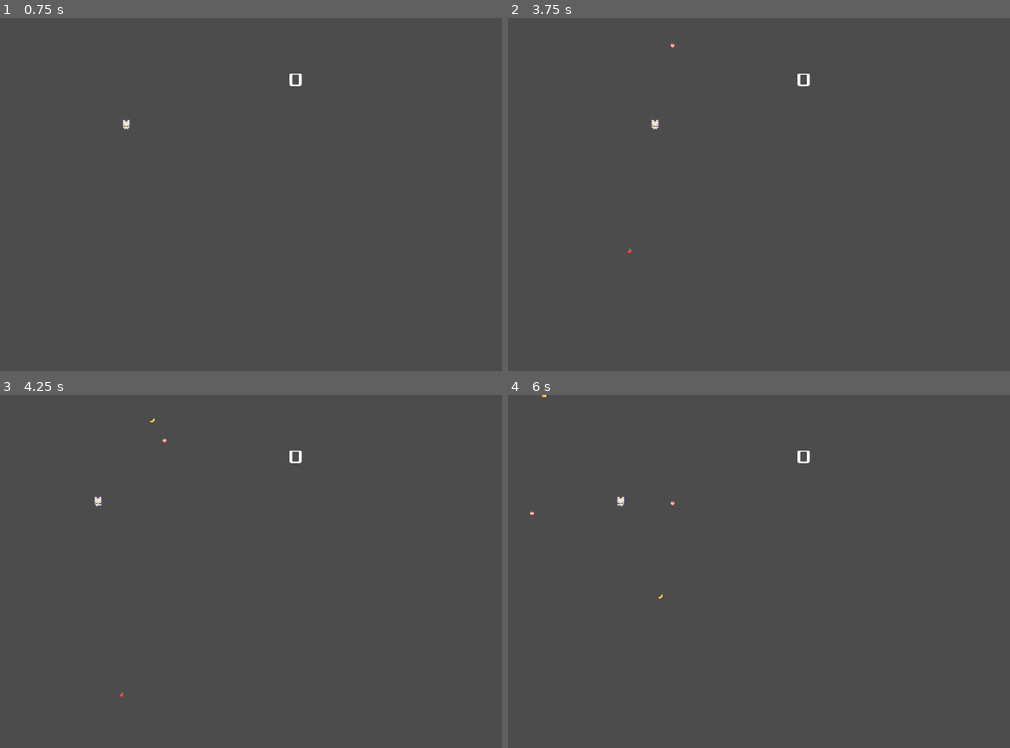
Above: before the commit, frames 1-4 (two rows, left to right).
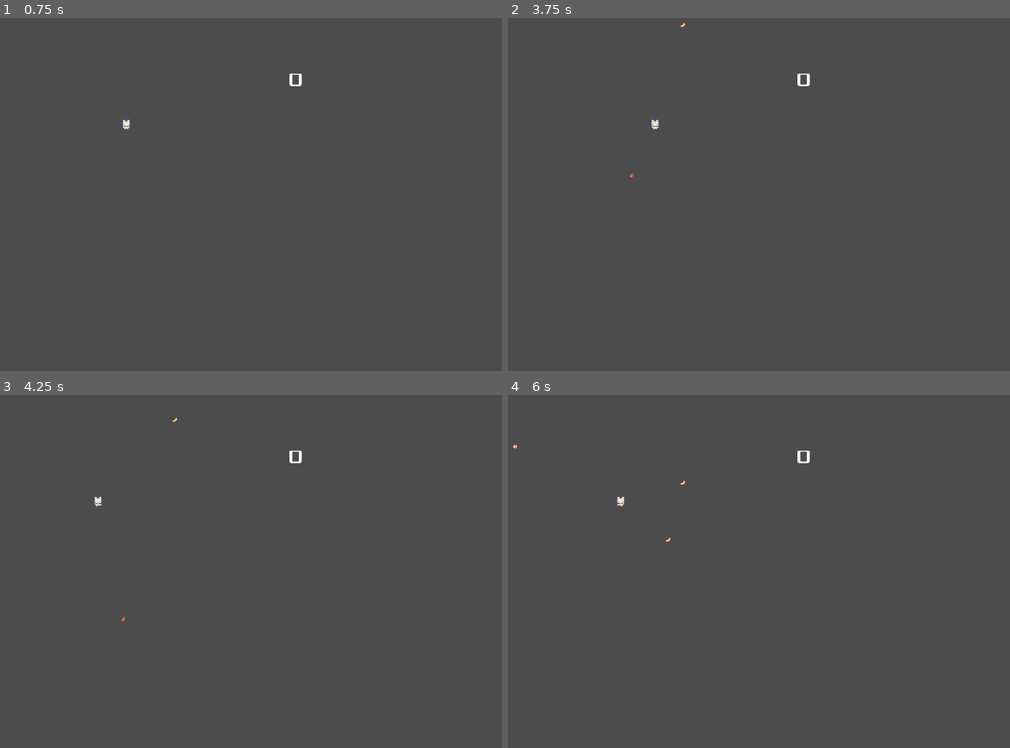
Above: after the commit, the same moments.

Repository: ColinKYuen/BQ-Game-Jam
Game: Godot game, scene res://Scenes/Main.tscn
Two runs of this game, one before a commit and one after it. Both use one fixed random seed, a clock stepped at 60 frames per second and the inputs below.
Inputs:
- Up to frame 1 (0.75 s): click "Start" at 0.5 s
- Up to frame 2 (3.75 s): tap Enter at 1.25 s; hold D (move_right) 1.28-2.78 s; tap Space at 2.75 s; hold Left (move_left) from 2.78 s (still down)
- Up to frame 3 (4.25 s): keep holding Left (move_left)
- Up to frame 4 (6 s): tap Enter at 4.25 s; release Left (move_left) at 5.03 s; hold D (move_right) from 5.03 s (still down); tap Space at 5.75 s

Frame 1 is identical in both runs. In frame 2, less than 0.1% of the frame differs, in the area x 23-36%, y 1-67%; in frame 3, less than 0.1%; in frame 4, less than 0.1%, in the area x 0-36%, y 0-58%.

Commit message:
Fix fruit spawning & bound spawn location & disable player movement until game start (#6)
* Fix Spawning

* Disable player movement until game start

Co-authored-by: ColinKYuen <ColinKYuen@users.noreply.github.com>

Diff:
--- a/Scenes/Main.tscn
+++ b/Scenes/Main.tscn
@@ -51,3 +51,5 @@
 [node name="HUD" parent="." instance=ExtResource( 3 )]
 
 [connection signal="start_game" from="HUD" to="." method="new_game"]
+[connection signal="start_game" from="HUD" to="Player" method="new_game"]
+[connection signal="start_game" from="HUD" to="HUD" method="_on_HUD_start_game"]
--- a/Scripts/Main.gd
+++ b/Scripts/Main.gd
@@ -17,32 +17,28 @@
 var timer = 0
 var score
 
+var is_game_started: bool = false
+
 func new_game():
+	is_game_started = true
 	shapes=[obj_fruit1,obj_fruit2,obj_fruit3,obj_fruit4,obj_fruit5,obj_fruit6,obj_fruit7]
-	rnd.randomize()
-	rng.randomize()
-
 
 func _process(delta):
-
-	pass
-
-	shapes=[obj_fruit1,obj_fruit2,obj_fruit3,obj_fruit4,obj_fruit5,obj_fruit6,obj_fruit7]
-
-	timer += delta
-	if timer > 1:
-		rng.randomize()
-		timer = 0
-
-		spawn(rng.randf_range(64, window_width - 64), rng.randf_range(100, 500))
-
+	if is_game_started:
+		timer += delta
+		if timer > 1:
+			rng.randomize()
+			timer = 0
+			spawn(rng.randf_range(0, window_width), rng.randf_range(100, 500))
 
 func spawn(location: float, speed: float):
-#TODO: fix array index 0 throwing error
+	#TODO: fix array index 0 throwing error
 	shape_index = rnd.randi_range(1,6)
 	var fruit = shapes[shape_index].instance()
+	var fruit_size = fruit.get_node("Hitbox").get_viewport_rect().size.x
+	var spawn_location = min(max(fruit_size, location), (window_width - fruit_size))
 	fruit.velocity = Vector2(0, speed)
-	fruit.position = self.position + Vector2(location, 0)
+	fruit.position = self.position + Vector2(spawn_location, 0)
 	get_parent().add_child(fruit)
 
 func game_over():
--- a/Scripts/Player.gd
+++ b/Scripts/Player.gd
@@ -18,8 +18,13 @@
 var dash_on_cooldown: bool = false
 var last_tap_right: bool = false
 
+var is_game_started: bool = false
+
 func _ready():
 	screen_size = get_viewport_rect().size
+
+func new_game():
+	is_game_started = true
 
 #func _physics_process(delta):
 #	var velocity = Vector2.ZERO # The player's movement vector.
@@ -57,6 +62,9 @@
 #		position.x = player_width
 
 func _physics_process(delta):
+	if not is_game_started:
+		return
+
 	var velocity = Vector2.ZERO # The player's movement vector.
 	check_dash(delta)
 
